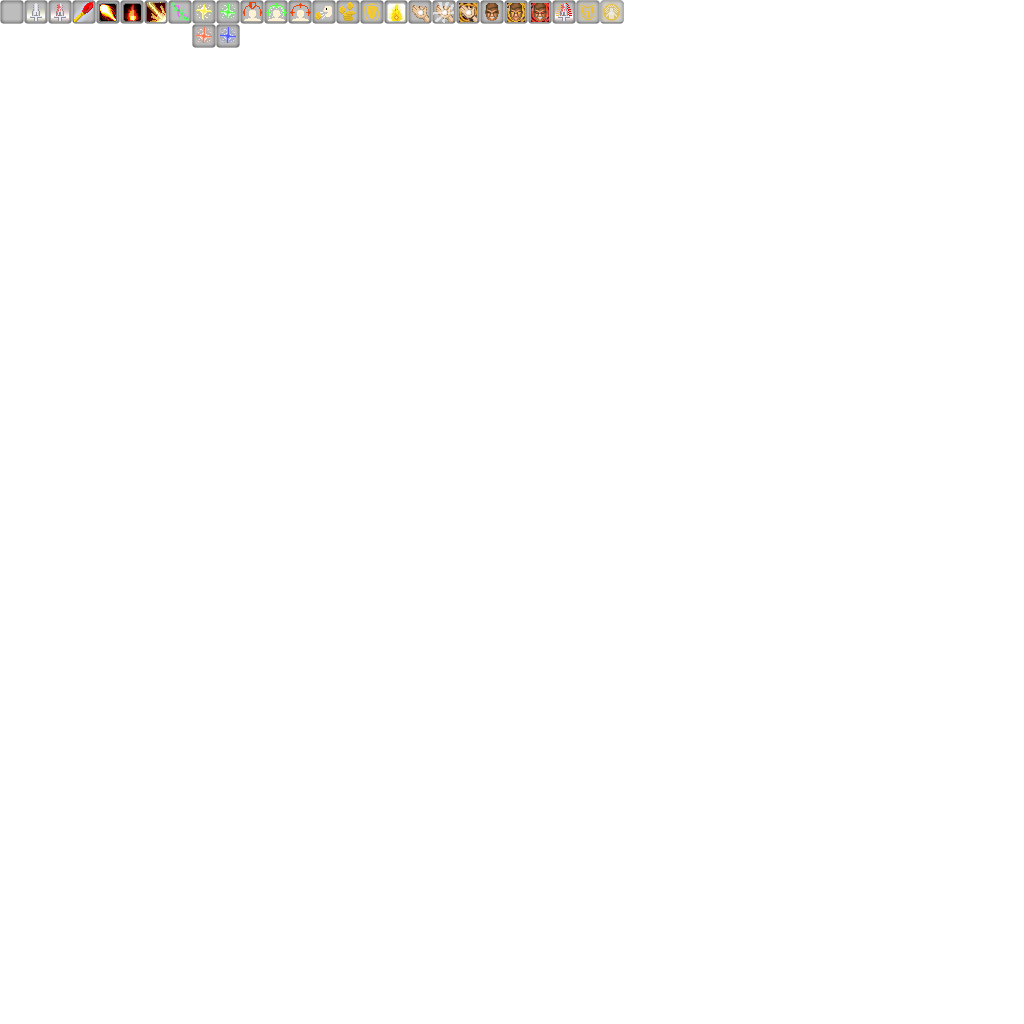
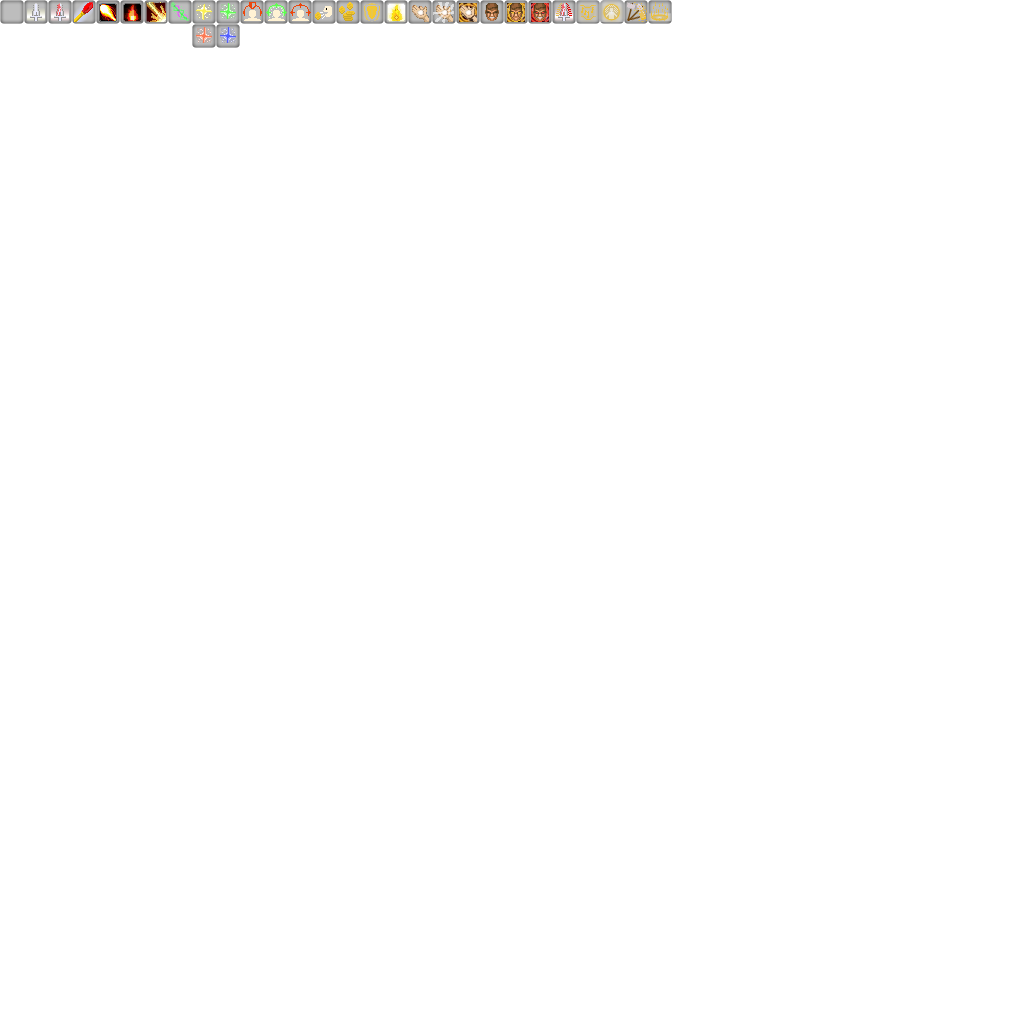
Before/after of a 1024 × 1024 layered artwork. What changed in the layer stack:
added group "consecration" with 4 layers above "judgement" over [648, 0, 672, 24]
added layer "Layer 30" in group "consecration" over [651, 2, 668, 21]
added layer "Shape 2 copy" in group "consecration" over [652, 15, 667, 20]
added layer "Layer 24 copy 2" in group "consecration" over [649, 13, 671, 21]
added layer "Shape 1 copy 29" in group "consecration" over [648, 0, 672, 24]
added group "judgement" with 6 layers above "holy shield" over [624, 0, 648, 24]
added layer "Layer 29" in group "judgement" over [641, 16, 646, 20]
added layer "Layer 28" in group "judgement" over [634, 2, 647, 22]
added layer "Layer 27" in group "judgement" over [627, 4, 646, 23]
added layer "Layer 26 copy" in group "judgement" over [626, 2, 638, 20]
added layer "Layer 26" in group "judgement" over [627, 3, 646, 21]
added layer "Shape 1 copy 28" in group "judgement" over [624, 0, 648, 24]
